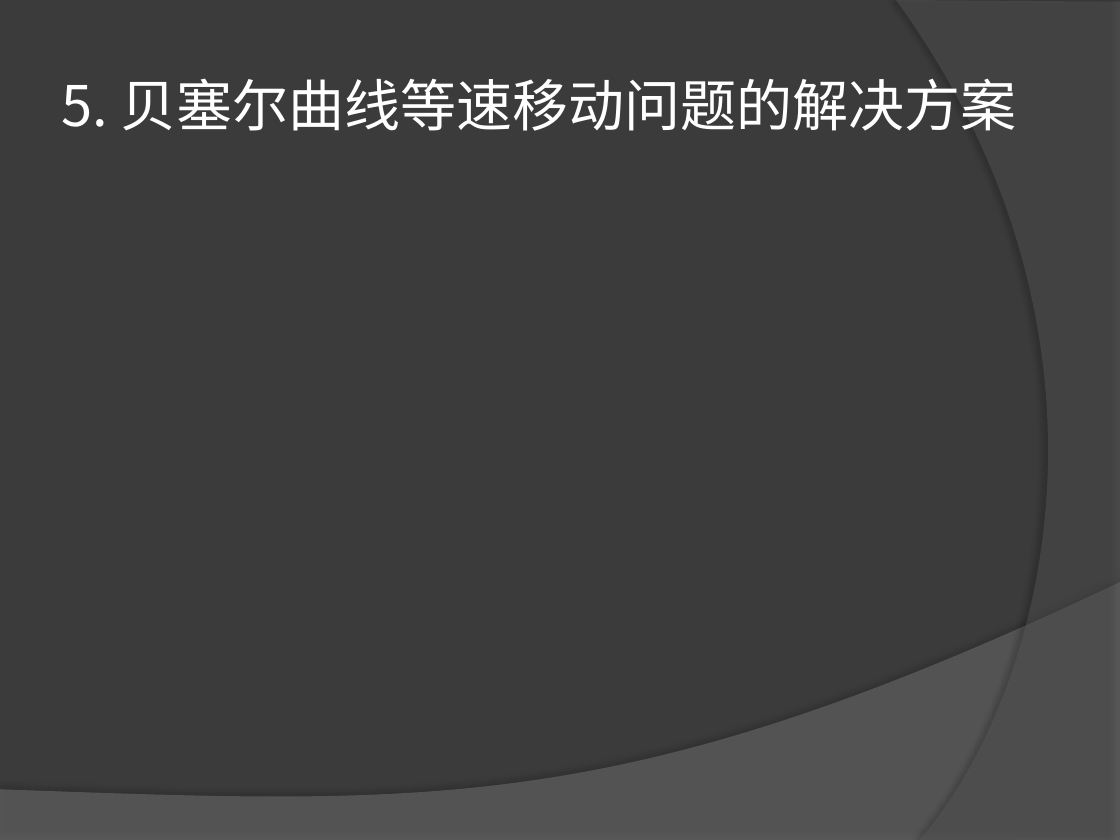
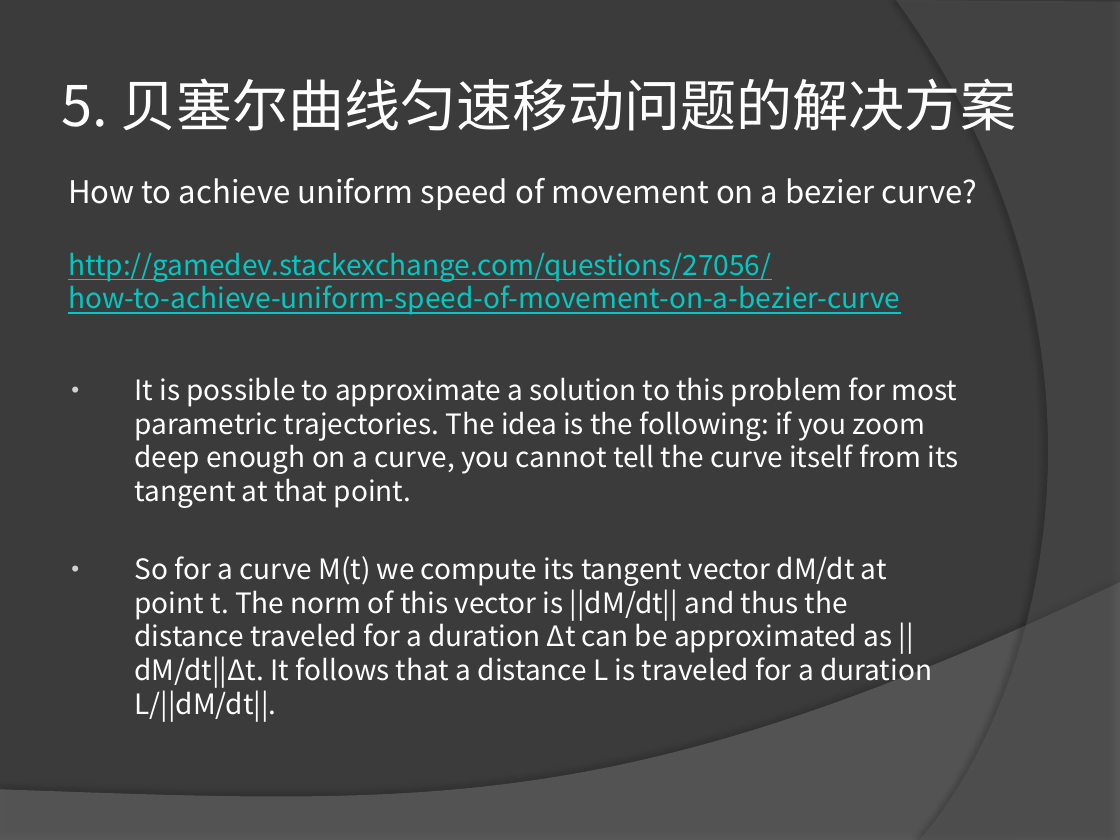
Before and after one commit to LEAVESZJ/BezierCurve, a slide deck: slide 12 of PPT/关于贝塞尔曲线等速移动问题的说明.pptx (slide 10 before the commit). Drawn at 1120x840 pixels with LibreOffice and Linux fonts; fonts in the diff are those of the drawing. Boxes give left, top, right and bottom in pixels: in the first picture for what was removed or moved away, otherwise in the second. Text is boxed around its words. In the diff, an @@ line names an element or a change of style, - is before the commit and + after.

```diff
--- a/PPT/关于贝塞尔曲线等速移动问题的说明.pptx
+++ b/PPT/关于贝塞尔曲线等速移动问题的说明.pptx
@@ title at (62, 78, 1017, 131): text changed @@
-5. 贝塞尔曲线等速移动问题的解决方案
+5. 贝塞尔曲线匀速移动问题的解决方案
@@ text added at (68, 178, 978, 315), 18 pt, text #00C8C3, underline @@
+  How to achieve uniform speed of movement on a bezier curve?
+  http://gamedev.stackexchange.com/questions/27056/
+  how-to-achieve-uniform-speed-of-movement-on-a-bezier-curve
@@ text added at (134, 377, 959, 722), 18 pt, text #FFFFFF @@
+• It is possible to approximate a solution to this problem for most parametric trajectories. The idea is the following: if you zoom deep enough on a curve, you cannot tell the curve itself from its tangent at that point.
+• So for a curve M(t) we compute its tangent vector dM/dt at point t. The norm of this vector is ||dM/dt|| and thus the distance traveled for a duration Δt can be approximated as ||dM/dt||Δt. It follows that a distance L is traveled for a duration L/||dM/dt||.
```
Also in this commit, not shown: 5 other slides changed, 4 slides added.
